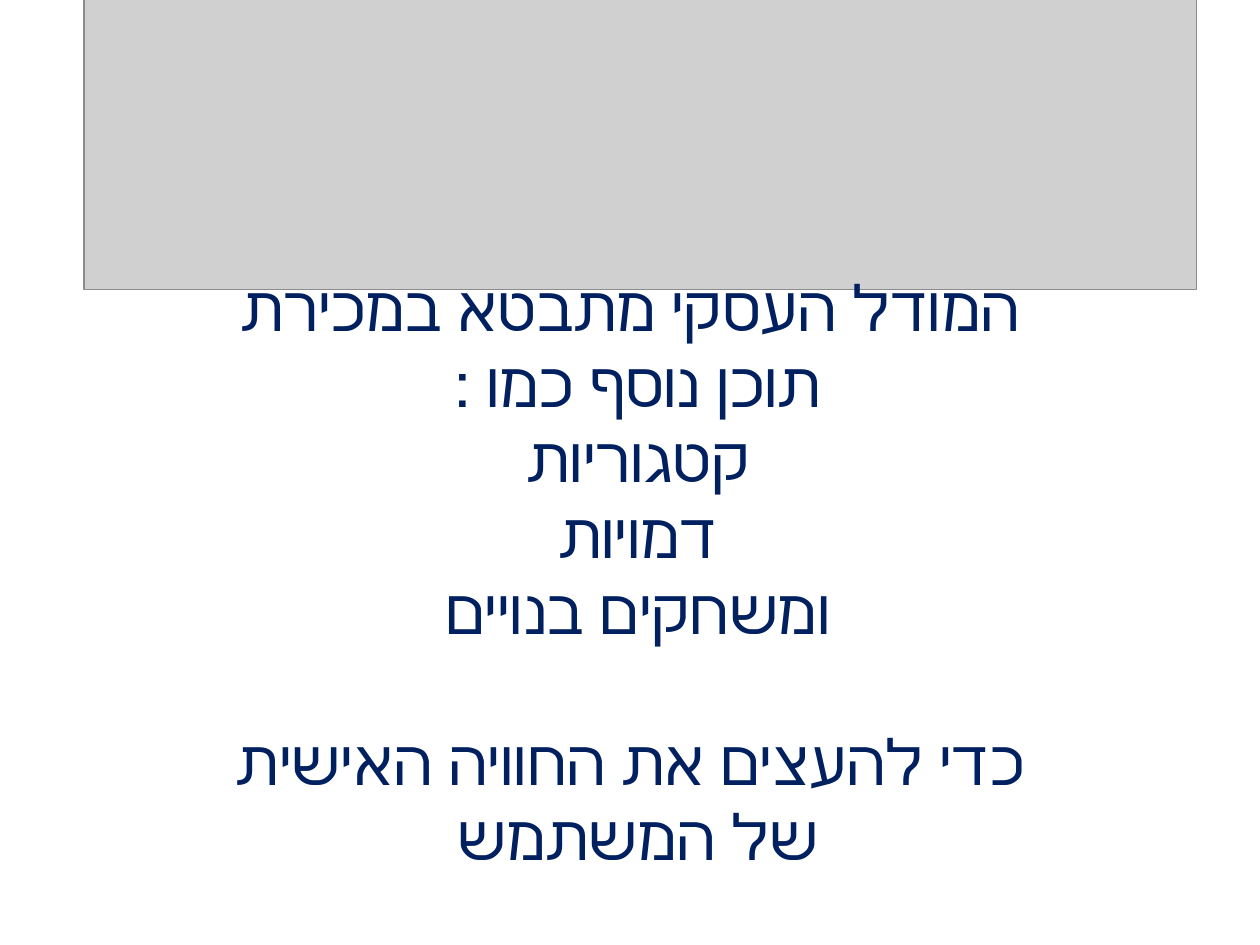
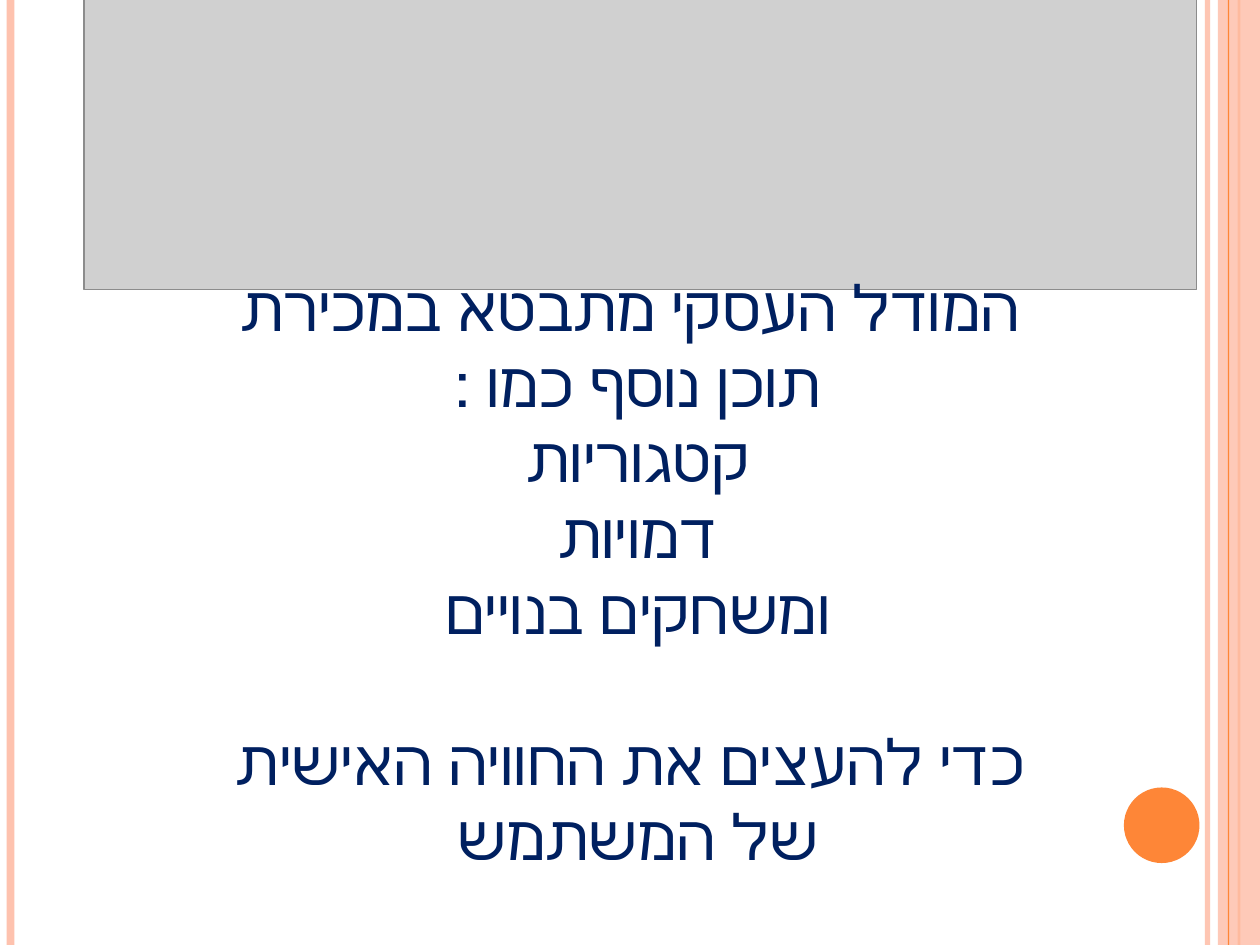
Before and after one commit to yaraalman/gameCreator, a slide deck: slide 5 of Documents/Presentation.pptx. Drawn at 1260x945 pixels with LibreOffice and Linux fonts; fonts in the diff are those of the drawing; grey boxes stand for pictures. Boxes give left, top, right and bottom in pixels: in the first picture for what was removed or moved away, otherwise in the second. Text is boxed around its words. In the diff, an @@ line names an element or a change of style, - is before the commit and + after.

```diff
--- a/Documents/Presentation.pptx
+++ b/Documents/Presentation.pptx
@@ line added from (10, 0) to (10, 945), #FEC3AE 4.5 pt @@
@@ line added from (1207, 0) to (1207, 945), #FEC3AE 3 pt @@
@@ rectangle added at [1218, 0, 1260, 945], fill #FEC3AE at 87% opacity @@
@@ line added from (1228, 0) to (1228, 945), #FE8637 0.75 pt @@
@@ line added from (1239, 0) to (1239, 945), #FE8637 1.5 pt @@
@@ ellipse added at [1124, 788, 1200, 863], fill #FE8637 @@
```
Also in this commit, not shown: 4 other slides changed, 6 other files.
